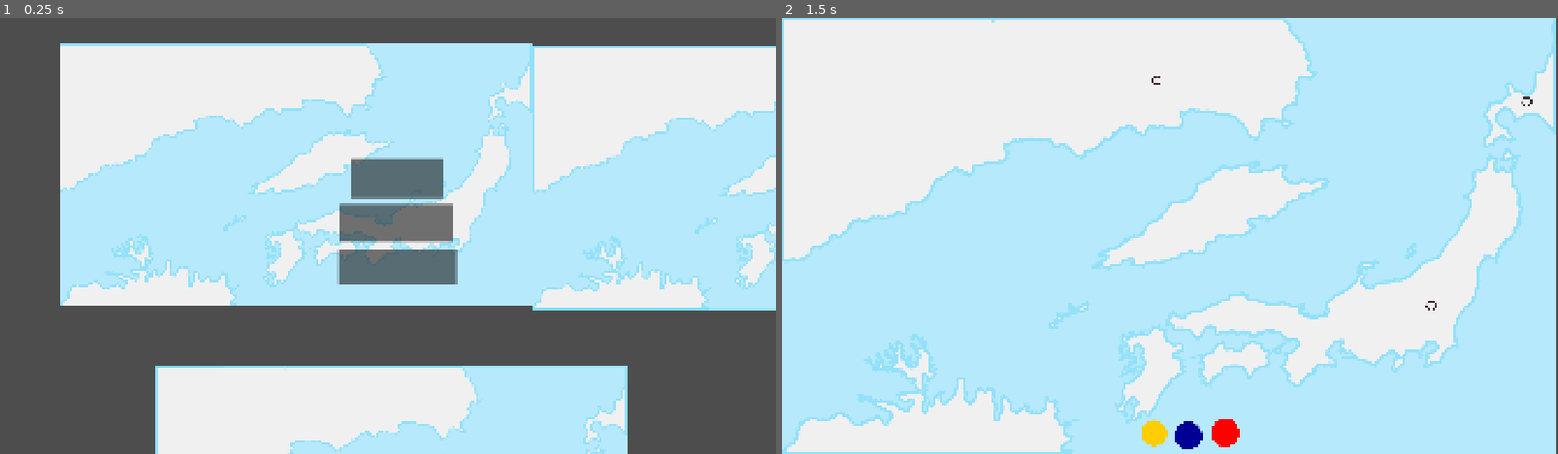
Above: before the commit, frames 1-2 (left to right).
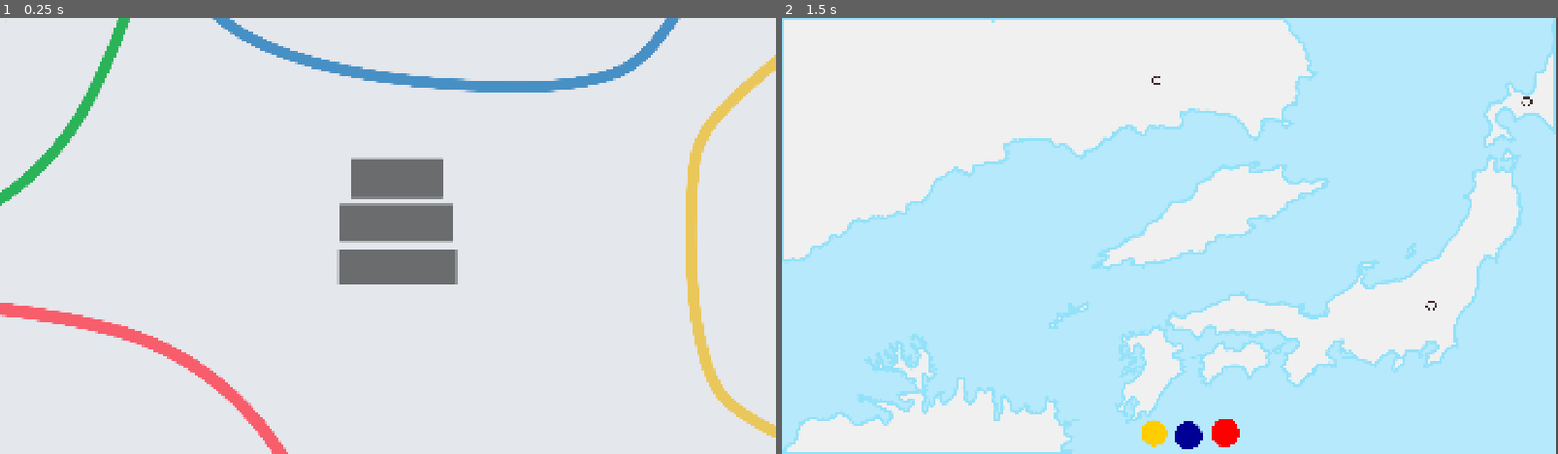
Above: after the commit, the same moments.

Repository: top-it-090304/Holding-Pattern
Game: Godot game, scene res://scene/StartMenu.tscn
Same seed, same stepped clock (60 frames per second), same inputs: the game is played once before the commit and once after it.
Inputs (mouse positions are in pixels of both pictures, inside the frame that each line leads up to):
- Up to frame 1 (0.25 s): no input
- Up to frame 2 (1.5 s): click (1177, 179) at 0.5 s; click (1154, 432) at 1.25 s

The runs differ from the first frame. In frame 1, 72% of the frame differs, in the area x 0-100%, y 0-100%; in frame 2, nothing differs.

Commit message:
Add main menu camera animations

Diff:
--- a/scene/StartMenu.tscn
+++ b/scene/StartMenu.tscn
@@ -1,26 +1,15 @@
 [gd_scene format=3 uid="uid://dggwktu3dwg6x"]
 
 [ext_resource type="Script" uid="uid://cuexgr5rra0ub" path="res://scripts/start_menu.gd" id="1_lj036"]
-[ext_resource type="Texture2D" uid="uid://qrsbytgaea84" path="res://objects/field_blue.png" id="2_mm3wi"]
+[ext_resource type="Texture2D" uid="uid://b7vw4ixae8fem" path="res://objects/Без имени-2.png" id="2_mm3wi"]
 
 [node name="Control" type="Control" unique_id=1201501265]
 layout_mode = 3
 anchors_preset = 0
 script = ExtResource("1_lj036")
 
-[node name="FieldBlue" type="Sprite2D" parent="." unique_id=1982066001]
-position = Vector2(347, 173)
-scale = Vector2(0.60781246, 0.6027778)
-texture = ExtResource("2_mm3wi")
-
-[node name="FieldBlue" type="Sprite2D" parent="FieldBlue" unique_id=1257722183]
-position = Vector2(1919.1775, 9.124439)
-scale = Vector2(0.9962799, 1.0033858)
-texture = ExtResource("2_mm3wi")
-
-[node name="FieldBlue2" type="Sprite2D" parent="." unique_id=73601628]
-position = Vector2(584, 974)
-scale = Vector2(0.60781246, 0.6027778)
+[node name="БезИмени2" type="Sprite2D" parent="." unique_id=1576056635]
+position = Vector2(1525, 770)
 texture = ExtResource("2_mm3wi")
 
 [node name="Play" type="Button" parent="." unique_id=1056440167]
--- a/scripts/start_menu.gd
+++ b/scripts/start_menu.gd
@@ -3,11 +3,11 @@
 @onready var camera = $Camera2D
 @onready var game_scene = $BackgroundGame
 
-# Координаты для перемещения камеры (настройте под свои нужды)
+
 var positions = {
  "main": Vector2(576, 324),
- "settings": Vector2(576, 1000), # Камера едет вниз
- "stats": Vector2(1600, 324)    # Камера едет вправо
+ "settings": Vector2(576, 1480), ## камера вниз
+ "stats": Vector2(2530, 199)    ## камера вправо
 }
 
 var target_pos = Vector2(576, 324)
@@ -17,7 +17,6 @@
  camera.position = target_pos
 
 func _process(delta):
- # Плавное перемещение камеры (Lerp)
  camera.position = camera.position.lerp(target_pos, 5.0 * delta)
 
 # Сигналы кнопок
Binary file added: objects/Без имени-2.png
Not shown, added: objects/Без имени-2.png.import
Binary file added: scripts/Без имени-2.png
Not shown, added: scripts/Без имени-2.png.import
